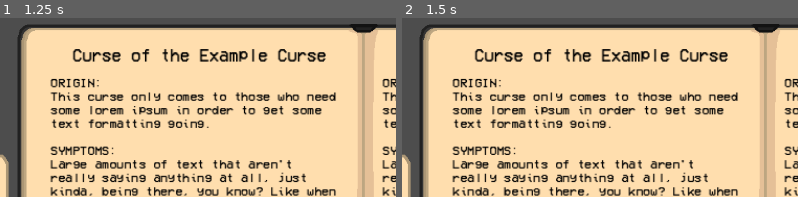
Above: before the commit, frames 1-2 (left to right).
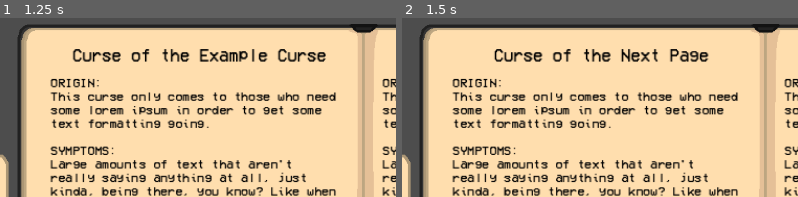
Above: after the commit, the same moments.

Repository: Chasmessian/Shadow-Alchemy
Game: Godot game, scene res://journal.tscn
Two runs of this game, one before a commit and one after it. Both use one fixed random seed, a clock stepped at 60 frames per second and the inputs below. This scene is started directly instead of the project's main scene.
Inputs:
- Up to frame 1 (1.25 s): click "Left arrow" at 0.5 s
- Up to frame 2 (1.5 s): click "Right arrow" at 1.25 s
The pictures show only the part of the screen within x 4-54%, y 0-50%; the shares and areas given below are measured in that part.

Frame 1 is identical in both runs. In frame 2, 2.6% of the frame differs, in the area x 18-83%, y 17-25%.

Commit message:
Continued Journal UI

Diff:
--- a/journal.gd
+++ b/journal.gd
@@ -1,9 +1,25 @@
 extends Node2D
+
+@onready var all_page_titles = ['Curse of the Example Curse', 'Curse of the Next Page']
+# var all_page_content --> Can we put ALL the pages' content in an array???
+@onready var current_title = $"JournalContainer/HBoxContainer/Left Page/Title"
+# var current_page ?
+@onready var page_number = 0
 
 func _on_left_arrow_pressed():
 	print("Journal: Left Arrow")
+	change_page(-1)
+	print(page_number)
 
 func _on_right_arrow_pressed():
 	print("Journal: Right Arrow")
+	change_page(1)
+	print(page_number)
 
-# I assume we need some kind of page system here which determines the displayed text.
+func change_page(amount):
+	page_number += amount
+	page_number = clamp(page_number, 0, all_page_titles.size()-1)
+	get_page(page_number)
+
+func get_page(number):
+	current_title.text = all_page_titles[number]
